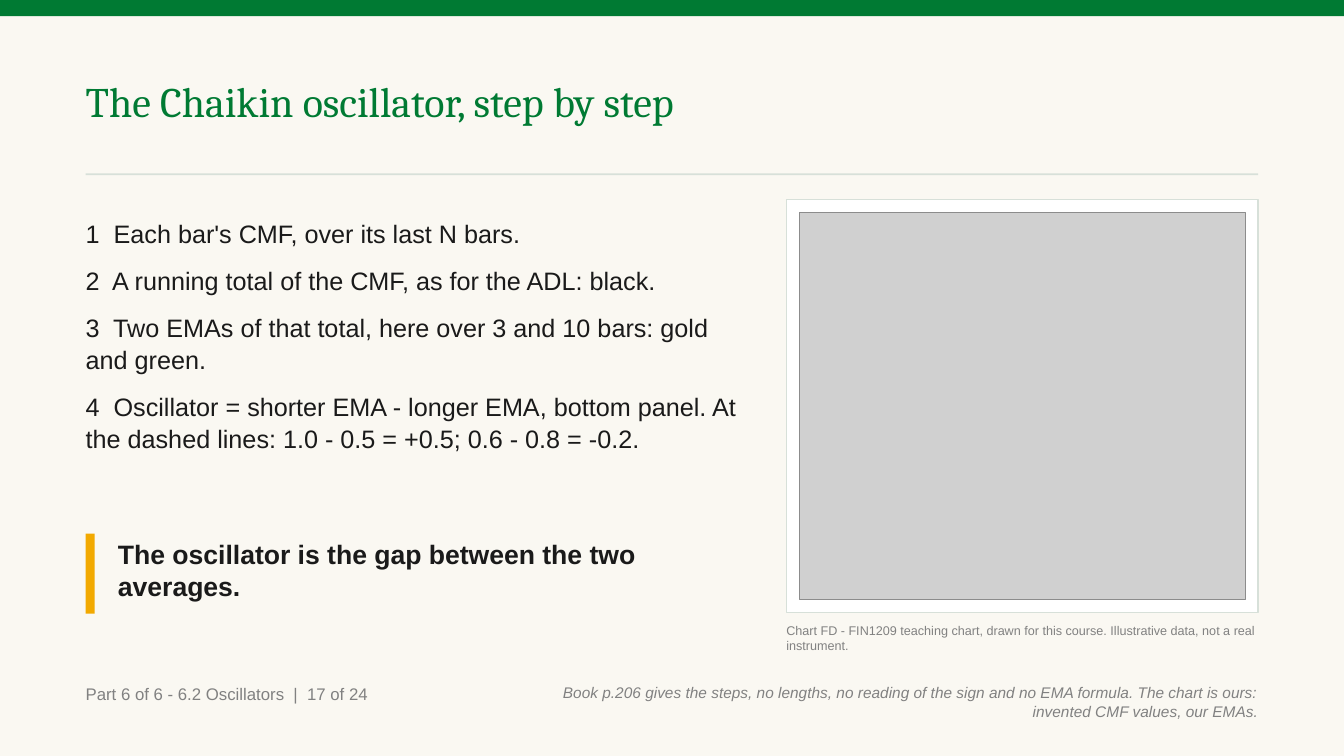
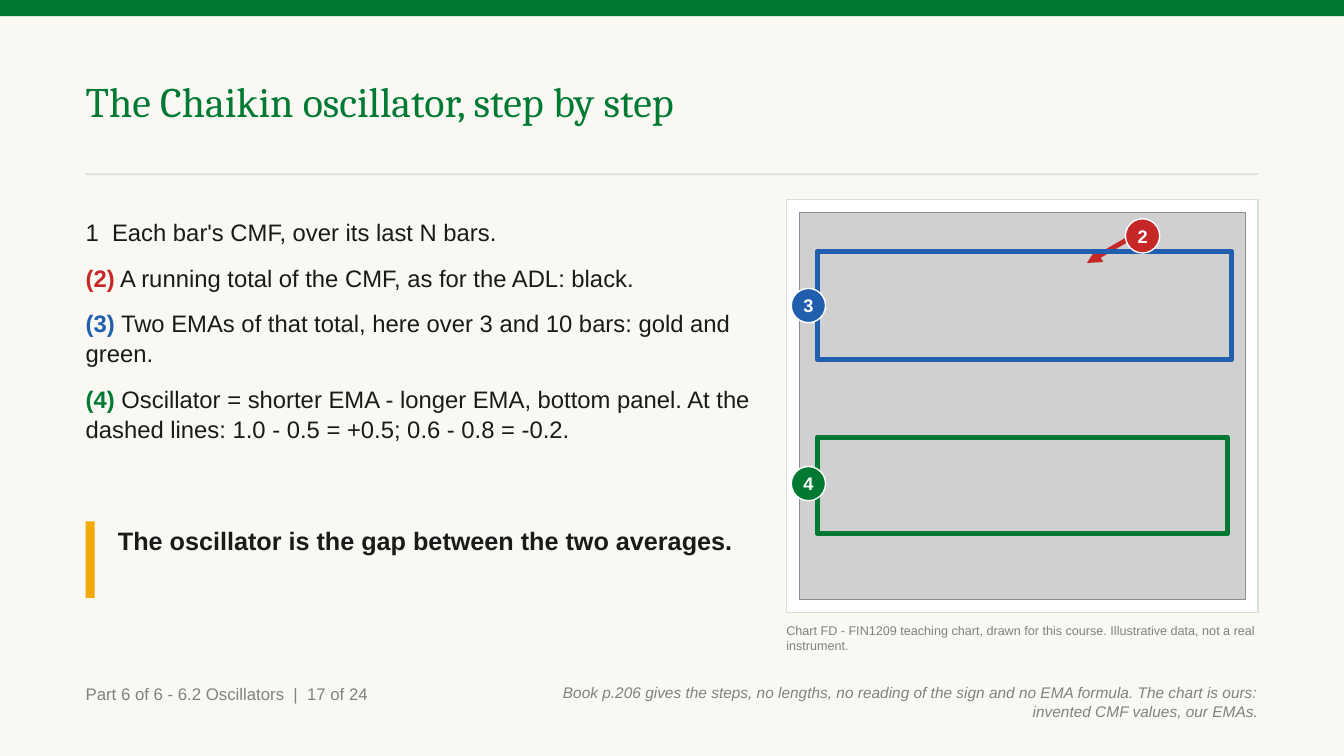
Before and after one commit to benjiesotelo-sudo/Telos_FIN1209, a slide deck: slide 193 of chapter-06/FIN1209-Chapter-06.pptx (slide 191 before the commit). Drawn at 1344x756 pixels with LibreOffice and Linux fonts; fonts in the diff are those of the drawing; grey boxes stand for pictures. Boxes give left, top, right and bottom in pixels: in the first picture for what was removed or moved away, otherwise in the second. Text is boxed around its words. In the diff, an @@ line names an element or a change of style, - is before the commit and + after.

```diff
--- a/chapter-06/FIN1209-Chapter-06.pptx
+++ b/chapter-06/FIN1209-Chapter-06.pptx
@@ text at (x1=86, y1=223, x2=496, y2=244): size 18 to 17 pt in "1 Each bar's CMF, over its last ..." @@
@@ arrow added from (1134, 236) to (1087, 263), #C62828 3.5 pt @@
@@ ellipse added at (x1=1125, y1=219, x2=1159, y2=253), fill #C62828, outline #FFFFFF 1 pt, 13 pt, text #FFFFFF, bold @@
+2
@@ text at (x1=86, y1=269, x2=749, y2=441): text changed; size 18 to 17 pt @@
-2 A running total of the CMF, as for the ADL: black.
-3 Two EMAs of that total, here over 3 and 10 bars: gold and green.
-4 Oscillator = shorter EMA - longer EMA, bottom panel. At the dashed lines: 1.0 - 0.5 = +0.5; 0.6 - 0.8 = -0.2.
+(2) A running total of the CMF, as for the ADL: black.
+(3) Two EMAs of that total, here over 3 and 10 bars: gold and green.
+(4) Oscillator = shorter EMA - longer EMA, bottom panel. At the dashed lines: 1.0 - 0.5 = +0.5; 0.6 - 0.8 = -0.2.
@@ rectangle added at (x1=818, y1=251, x2=1232, y2=360), outline #1F5FAD 3.5 pt @@
@@ ellipse added at (x1=791, y1=288, x2=826, y2=323), fill #1F5FAD, outline #FFFFFF 1 pt, 13 pt, text #FFFFFF, bold @@
+3
@@ rectangle added at (x1=818, y1=438, x2=1228, y2=534), outline #007A33 3.5 pt @@
@@ ellipse added at (x1=791, y1=467, x2=826, y2=501), fill #007A33, outline #FFFFFF 1 pt, 13 pt, text #FFFFFF, bold @@
+4
@@ rectangle moved from (x1=86, y1=533, x2=95, y2=613) to (x1=86, y1=521, x2=95, y2=598) @@
@@ text "The oscillator is the gap ..." moved from (x1=118, y1=544, x2=636, y2=601) to (x1=118, y1=531, x2=732, y2=556) @@
@@ text "The oscillator is the gap ..." at (x1=118, y1=531, x2=732, y2=556): size 19 to 18 pt @@
```
Also in this commit, not shown: 46 other slides changed, 2 slides added, 3 other files.
